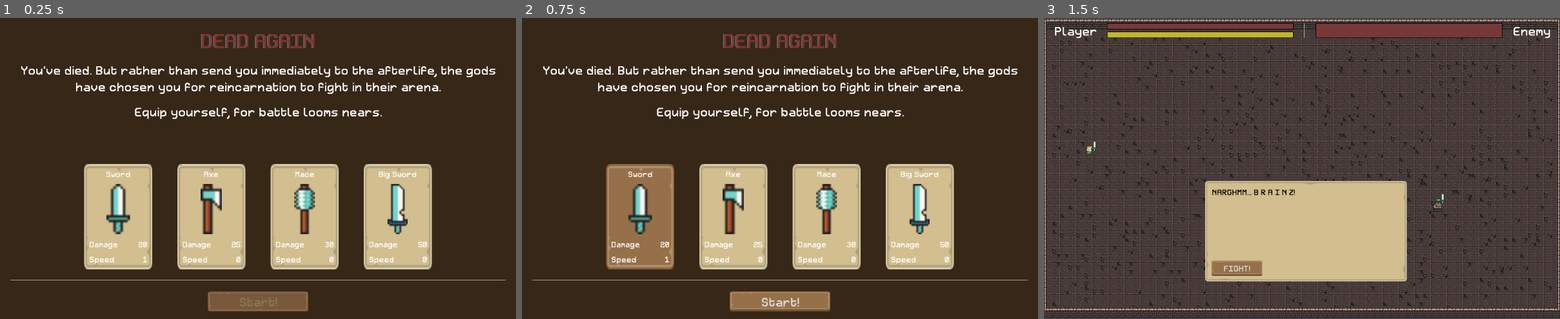
Above: before the commit, frames 1-3 (left to right).
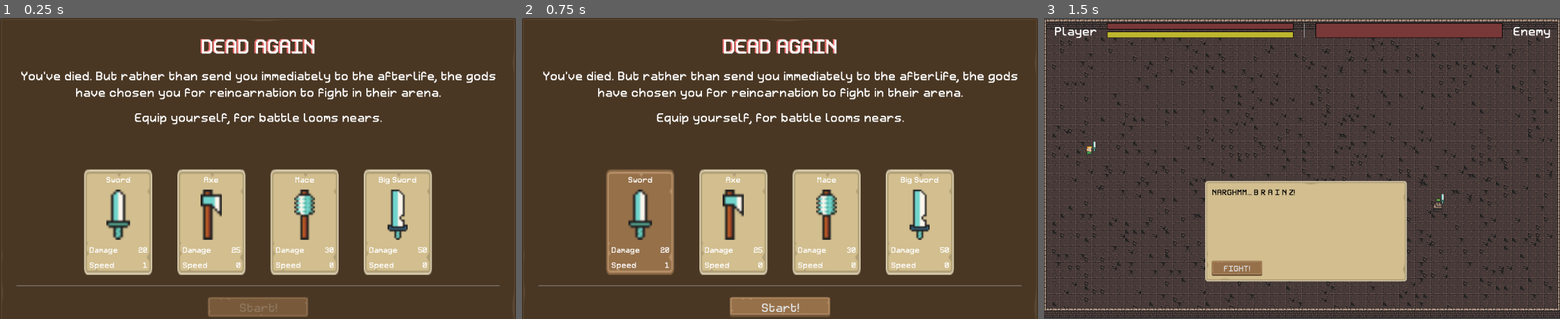
Above: after the commit, the same moments.

Repository: josephmbustamante/ludum-dare-45
Game: Godot game, scene res://Scenes/WeaponPickerScreen.tscn
The game is run twice, just before and just after one commit, with the same random seed, the same clock (stepped at 60 frames per second) and the same inputs.
Inputs (mouse positions are in pixels of both pictures, inside the frame that each line leads up to):
- Up to frame 1 (0.25 s): no input
- Up to frame 2 (0.75 s): tap Enter at 0.5 s; move the mouse to (640, 216) at 0.52 s; hold Right (right) from 0.53 s (still down); click (640, 216) at 0.6 s
- Up to frame 3 (1.5 s): release Right (right) at 1.25 s; click "Start!" at 1.25 s

The runs differ from the first frame. In frame 1, 14% of the frame differs, in the area x 0-100%, y 0-100%; in frame 2, 14%; in frame 3, nothing differs.

Commit message:
Change theme to use dark background

Diff:
--- a/Resources/theme.tres
+++ b/Resources/theme.tres
@@ -2,7 +2,7 @@
 
 [ext_resource path="res://Assets/Sprites/uipack-rpg/PNG/buttonLong_brown_pressed.png" type="Texture" id=1]
 [ext_resource path="res://Assets/Sprites/uipack-rpg/PNG/buttonLong_brown.png" type="Texture" id=2]
-[ext_resource path="res://Assets/Sprites/uipack-rpg/PNG/panel_blue.png" type="Texture" id=3]
+[ext_resource path="res://Assets/Sprites/uipack-rpg/PNG/panel_brown.png" type="Texture" id=3]
 [ext_resource path="res://Resources/Retron2000Body.tres" type="DynamicFont" id=4]
 
 [sub_resource type="StyleBoxTexture" id=1]
@@ -30,6 +30,7 @@
 margin_right = 11.1111
 margin_top = 10.6667
 margin_bottom = 11.5556
+modulate_color = Color( 0.490196, 0.490196, 0.490196, 1 )
 
 [resource]
 default_font = ExtResource( 4 )
--- a/Scenes/DefeatPanel.tscn
+++ b/Scenes/DefeatPanel.tscn
@@ -1,27 +1,25 @@
-[gd_scene load_steps=6 format=2]
+[gd_scene load_steps=5 format=2]
 
 [ext_resource path="res://Resources/theme.tres" type="Theme" id=1]
 [ext_resource path="res://Scenes/DefeatPanel.gd" type="Script" id=2]
 [ext_resource path="res://Resources/Retron2000Title.tres" type="DynamicFont" id=3]
 [ext_resource path="res://Resources/Retron2000Body.tres" type="DynamicFont" id=4]
 
-[sub_resource type="StyleBoxFlat" id=1]
-bg_color = Color( 0.215686, 0.156863, 0.0941176, 1 )
-
 [node name="DefeatPanel" type="PanelContainer"]
 margin_right = 199.555
 margin_bottom = 150.222
 theme = ExtResource( 1 )
-custom_styles/panel = SubResource( 1 )
 script = ExtResource( 2 )
 
 [node name="Rows" type="VBoxContainer" parent="."]
-margin_right = 248.555
-margin_bottom = 160.222
+margin_left = 12.4444
+margin_top = 10.6667
+margin_right = 237.444
+margin_bottom = 148.667
 custom_constants/separation = 50
 
 [node name="DefeatMessage" type="Label" parent="Rows"]
-margin_right = 248.0
+margin_right = 225.0
 margin_bottom = 48.0
 custom_fonts/font = ExtResource( 3 )
 text = "DEFEAT..."
@@ -31,7 +29,7 @@
 
 [node name="DefeatButton" type="Button" parent="Rows"]
 margin_top = 98.0
-margin_right = 248.0
+margin_right = 225.0
 margin_bottom = 138.0
 rect_min_size = Vector2( 225, 40 )
 mouse_default_cursor_shape = 2
--- a/Scenes/FinalVictoryScreen.tscn
+++ b/Scenes/FinalVictoryScreen.tscn
@@ -1,22 +1,20 @@
-[gd_scene load_steps=5 format=2]
+[gd_scene load_steps=4 format=2]
 
 [ext_resource path="res://Resources/theme.tres" type="Theme" id=1]
 [ext_resource path="res://Scripts/FinalVictoryScreen.gd" type="Script" id=2]
 [ext_resource path="res://Resources/Retron2000Title.tres" type="DynamicFont" id=3]
 
-[sub_resource type="StyleBoxFlat" id=1]
-bg_color = Color( 0.215686, 0.156863, 0.0941176, 1 )
-
 [node name="FinalVictoryScreen" type="PanelContainer"]
 anchor_right = 1.0
 anchor_bottom = 1.0
 theme = ExtResource( 1 )
-custom_styles/panel = SubResource( 1 )
 script = ExtResource( 2 )
 
 [node name="MarginContainer" type="MarginContainer" parent="."]
-margin_right = 1024.0
-margin_bottom = 600.0
+margin_left = 12.4444
+margin_top = 10.6667
+margin_right = 1012.89
+margin_bottom = 588.444
 custom_constants/margin_right = 20
 custom_constants/margin_top = 20
 custom_constants/margin_left = 20
@@ -25,12 +23,12 @@
 [node name="Rows" type="VBoxContainer" parent="MarginContainer"]
 margin_left = 20.0
 margin_top = 20.0
-margin_right = 1004.0
-margin_bottom = 580.0
+margin_right = 980.0
+margin_bottom = 557.0
 custom_constants/separation = 50
 
 [node name="HeaderText" type="Label" parent="MarginContainer/Rows"]
-margin_right = 984.0
+margin_right = 960.0
 margin_bottom = 48.0
 custom_fonts/font = ExtResource( 3 )
 text = "CONGRATULATIONS! YOU HAVE WON!"
@@ -39,7 +37,7 @@
 
 [node name="StoryText" type="Label" parent="MarginContainer/Rows"]
 margin_top = 98.0
-margin_right = 984.0
+margin_right = 960.0
 margin_bottom = 161.0
 text = "You have proven yourself for the gods, and they have decided to grant you another chance at life."
 align = 1
@@ -47,12 +45,12 @@
 
 [node name="DeathSection" type="VBoxContainer" parent="MarginContainer/Rows"]
 margin_top = 211.0
-margin_right = 984.0
+margin_right = 960.0
 margin_bottom = 281.0
 custom_constants/separation = 10
 
 [node name="DeathText" type="Label" parent="MarginContainer/Rows/DeathSection"]
-margin_right = 984.0
+margin_right = 960.0
 margin_bottom = 30.0
 text = "YOUR TOTAL DEATHS"
 align = 1
@@ -60,7 +58,7 @@
 
 [node name="DeathCountText" type="Label" parent="MarginContainer/Rows/DeathSection"]
 margin_top = 40.0
-margin_right = 984.0
+margin_right = 960.0
 margin_bottom = 70.0
 custom_colors/font_color = Color( 0.698039, 0, 0, 1 )
 text = "0"
@@ -69,12 +67,12 @@
 
 [node name="RatingSection" type="VBoxContainer" parent="MarginContainer/Rows"]
 margin_top = 331.0
-margin_right = 984.0
+margin_right = 960.0
 margin_bottom = 401.0
 custom_constants/separation = 10
 
 [node name="DeathRatingHeaderText" type="Label" parent="MarginContainer/Rows/RatingSection"]
-margin_right = 984.0
+margin_right = 960.0
 margin_bottom = 30.0
 text = "RATING:"
 align = 1
@@ -82,7 +80,7 @@
 
 [node name="DeathRatingText" type="Label" parent="MarginContainer/Rows/RatingSection"]
 margin_top = 40.0
-margin_right = 984.0
+margin_right = 960.0
 margin_bottom = 70.0
 text = "EXCELLENT"
 align = 1
@@ -90,12 +88,12 @@
 
 [node name="CenterContainer" type="CenterContainer" parent="MarginContainer/Rows"]
 margin_top = 451.0
-margin_right = 984.0
+margin_right = 960.0
 margin_bottom = 501.0
 
 [node name="Button" type="Button" parent="MarginContainer/Rows/CenterContainer"]
-margin_left = 392.0
-margin_right = 592.0
+margin_left = 380.0
+margin_right = 580.0
 margin_bottom = 50.0
 rect_min_size = Vector2( 200, 50 )
 size_flags_horizontal = 0
--- a/Scenes/LevelUp.tscn
+++ b/Scenes/LevelUp.tscn
@@ -6,18 +6,16 @@
 [ext_resource path="res://Scenes/LevelUpField.tscn" type="PackedScene" id=4]
 [ext_resource path="res://Resources/Retron2000Small.tres" type="DynamicFont" id=5]
 
-[sub_resource type="StyleBoxFlat" id=1]
-bg_color = Color( 0.215686, 0.156863, 0.0941176, 1 )
-
 [node name="LevelUp" type="PanelContainer"]
 anchor_right = 1.0
 anchor_bottom = 1.0
 theme = ExtResource( 1 )
-custom_styles/panel = SubResource( 1 )
 
 [node name="MarginContainer" type="MarginContainer" parent="."]
-margin_right = 1024.0
-margin_bottom = 600.0
+margin_left = 12.4444
+margin_top = 10.6667
+margin_right = 1012.89
+margin_bottom = 588.444
 custom_constants/margin_right = 50
 custom_constants/margin_top = 50
 custom_constants/margin_left = 50
@@ -27,14 +25,14 @@
 [node name="Rows" type="VBoxContainer" parent="MarginContainer"]
 margin_left = 50.0
 margin_top = 50.0
-margin_right = 974.0
-margin_bottom = 550.0
+margin_right = 950.0
+margin_bottom = 527.0
 size_flags_horizontal = 3
 size_flags_vertical = 3
 custom_constants/separation = 20
 
 [node name="HBoxContainer" type="HBoxContainer" parent="MarginContainer/Rows"]
-margin_right = 924.0
+margin_right = 900.0
 margin_bottom = 30.0
 
 [node name="RemainingPointsLabel" type="Label" parent="MarginContainer/Rows/HBoxContainer"]
@@ -45,7 +43,7 @@
 
 [node name="RemainingPointsValue" type="Label" parent="MarginContainer/Rows/HBoxContainer"]
 margin_left = 209.0
-margin_right = 924.0
+margin_right = 900.0
 margin_bottom = 30.0
 size_flags_horizontal = 3
 custom_fonts/font = ExtResource( 3 )
@@ -53,37 +51,37 @@
 
 [node name="StrengthLevelUpField" parent="MarginContainer/Rows" instance=ExtResource( 4 )]
 margin_top = 50.0
-margin_right = 924.0
+margin_right = 900.0
 margin_bottom = 90.0
 fieldName = "Strength"
 
 [node name="HealthLevelUpField" parent="MarginContainer/Rows" instance=ExtResource( 4 )]
 margin_top = 110.0
-margin_right = 924.0
+margin_right = 900.0
 margin_bottom = 150.0
 fieldName = "Health"
 
 [node name="SpeedLevelUpField" parent="MarginContainer/Rows" instance=ExtResource( 4 )]
 margin_top = 170.0
-margin_right = 924.0
+margin_right = 900.0
 margin_bottom = 210.0
 fieldName = "Speed"
 
 [node name="HSeparator" type="ColorRect" parent="MarginContainer/Rows"]
 margin_top = 230.0
-margin_right = 924.0
-margin_bottom = 440.0
+margin_right = 900.0
+margin_bottom = 417.0
 size_flags_vertical = 3
 color = Color( 1, 1, 1, 0 )
 
 [node name="CenterContainer" type="CenterContainer" parent="MarginContainer/Rows"]
-margin_top = 460.0
-margin_right = 924.0
-margin_bottom = 500.0
+margin_top = 437.0
+margin_right = 900.0
+margin_bottom = 477.0
 
 [node name="Confirm" type="Button" parent="MarginContainer/Rows/CenterContainer"]
-margin_left = 362.0
-margin_right = 562.0
+margin_left = 350.0
+margin_right = 550.0
 margin_bottom = 40.0
 rect_min_size = Vector2( 200, 40 )
 mouse_default_cursor_shape = 2
--- a/Scenes/Player.tscn
+++ b/Scenes/Player.tscn
@@ -1,14 +1,14 @@
 [gd_scene load_steps=17 format=2]
 
 [ext_resource path="res://Scripts/Player.gd" type="Script" id=1]
-[ext_resource path="res://Assets/Sprites/elf_m_run_anim_f0.png" type="Texture" id=2]
-[ext_resource path="res://Assets/Sprites/elf_m_run_anim_f1.png" type="Texture" id=3]
-[ext_resource path="res://Assets/Sprites/elf_m_run_anim_f2.png" type="Texture" id=4]
-[ext_resource path="res://Assets/Sprites/elf_m_run_anim_f3.png" type="Texture" id=5]
-[ext_resource path="res://Assets/Sprites/elf_m_idle_anim_f0.png" type="Texture" id=6]
-[ext_resource path="res://Assets/Sprites/elf_m_idle_anim_f1.png" type="Texture" id=7]
-[ext_resource path="res://Assets/Sprites/elf_m_idle_anim_f2.png" type="Texture" id=8]
-[ext_resource path="res://Assets/Sprites/elf_m_idle_anim_f3.png" type="Texture" id=9]
+[ext_resource path="res://Assets/Sprites/elf_m_idle_anim_f0.png" type="Texture" id=2]
+[ext_resource path="res://Assets/Sprites/elf_m_idle_anim_f1.png" type="Texture" id=3]
+[ext_resource path="res://Assets/Sprites/elf_m_idle_anim_f2.png" type="Texture" id=4]
+[ext_resource path="res://Assets/Sprites/elf_m_idle_anim_f3.png" type="Texture" id=5]
+[ext_resource path="res://Assets/Sprites/elf_m_run_anim_f0.png" type="Texture" id=6]
+[ext_resource path="res://Assets/Sprites/elf_m_run_anim_f1.png" type="Texture" id=7]
+[ext_resource path="res://Assets/Sprites/elf_m_run_anim_f2.png" type="Texture" id=8]
+[ext_resource path="res://Assets/Sprites/elf_m_run_anim_f3.png" type="Texture" id=9]
 [ext_resource path="res://Scenes/Weapon.tscn" type="PackedScene" id=10]
 [ext_resource path="res://Resources/HitAnimation.tres" type="Animation" id=11]
 
@@ -16,17 +16,17 @@
 animations = [ {
 "frames": [ ExtResource( 2 ), ExtResource( 3 ), ExtResource( 4 ), ExtResource( 5 ) ],
 "loop": true,
-"name": "run",
+"name": "idle",
 "speed": 12.0
 }, {
-"frames": [ ExtResource( 2 ) ],
+"frames": [ ExtResource( 6 ) ],
 "loop": true,
 "name": "hit",
 "speed": 12.0
 }, {
 "frames": [ ExtResource( 6 ), ExtResource( 7 ), ExtResource( 8 ), ExtResource( 9 ) ],
 "loop": true,
-"name": "idle",
+"name": "run",
 "speed": 12.0
 } ]
 
--- a/Scenes/VictoryPanel.tscn
+++ b/Scenes/VictoryPanel.tscn
@@ -6,23 +6,21 @@
 [ext_resource path="res://Resources/Retron2000Body.tres" type="DynamicFont" id=4]
 [ext_resource path="res://Assets/Sounds/victory.wav" type="AudioStream" id=5]
 
-[sub_resource type="StyleBoxFlat" id=1]
-bg_color = Color( 0.215686, 0.156863, 0.0941176, 1 )
-
 [node name="VictoryPanel" type="PanelContainer"]
 margin_right = 199.555
 margin_bottom = 150.222
 theme = ExtResource( 1 )
-custom_styles/panel = SubResource( 1 )
 script = ExtResource( 2 )
 
 [node name="Rows" type="VBoxContainer" parent="."]
-margin_right = 199.555
-margin_bottom = 150.222
+margin_left = 12.4444
+margin_top = 10.6667
+margin_right = 188.444
+margin_bottom = 148.667
 custom_constants/separation = 50
 
 [node name="VictoryMessage" type="Label" parent="Rows"]
-margin_right = 199.0
+margin_right = 176.0
 margin_bottom = 48.0
 custom_fonts/font = ExtResource( 3 )
 text = "Victory!"
@@ -32,7 +30,7 @@
 
 [node name="VictoryButton" type="Button" parent="Rows"]
 margin_top = 98.0
-margin_right = 199.0
+margin_right = 176.0
 margin_bottom = 138.0
 rect_min_size = Vector2( 0, 40 )
 mouse_default_cursor_shape = 2
--- a/Scenes/WeaponPickerScreen.tscn
+++ b/Scenes/WeaponPickerScreen.tscn
@@ -1,23 +1,21 @@
-[gd_scene load_steps=6 format=2]
+[gd_scene load_steps=5 format=2]
 
 [ext_resource path="res://Resources/theme.tres" type="Theme" id=1]
 [ext_resource path="res://Scripts/WeaponPickerScreen.gd" type="Script" id=2]
 [ext_resource path="res://Resources/Retron2000Title.tres" type="DynamicFont" id=3]
 [ext_resource path="res://Resources/Retron2000Body.tres" type="DynamicFont" id=4]
 
-[sub_resource type="StyleBoxFlat" id=1]
-bg_color = Color( 0.215686, 0.156863, 0.0941176, 1 )
-
 [node name="WeaponPickerScreen" type="PanelContainer"]
 anchor_right = 1.0
 anchor_bottom = 1.0
 theme = ExtResource( 1 )
-custom_styles/panel = SubResource( 1 )
 script = ExtResource( 2 )
 
 [node name="MarginContainer" type="MarginContainer" parent="."]
-margin_right = 1024.0
-margin_bottom = 600.0
+margin_left = 12.4444
+margin_top = 10.6667
+margin_right = 1012.89
+margin_bottom = 605.667
 custom_constants/margin_right = 20
 custom_constants/margin_top = 20
 custom_constants/margin_left = 20
@@ -26,25 +24,25 @@
 [node name="Rows" type="VBoxContainer" parent="MarginContainer"]
 margin_left = 20.0
 margin_top = 20.0
-margin_right = 1004.0
-margin_bottom = 580.0
+margin_right = 980.0
+margin_bottom = 575.0
 custom_constants/separation = 20
 
 [node name="GameTitle" type="Label" parent="MarginContainer/Rows"]
-margin_right = 984.0
+margin_right = 960.0
 margin_bottom = 48.0
 custom_fonts/font = ExtResource( 3 )
-custom_colors/font_color = Color( 0.490196, 0.207843, 0.207843, 1 )
-custom_colors/font_color_shadow = Color( 0.423529, 0.423529, 0.423529, 1 )
-custom_constants/shadow_offset_x = -2
-custom_constants/shadow_offset_y = 0
+custom_colors/font_color = Color( 1, 1, 1, 1 )
+custom_colors/font_color_shadow = Color( 0.937255, 0.454902, 0.454902, 1 )
+custom_constants/shadow_offset_x = -3
+custom_constants/shadow_offset_y = -1
 text = "DEAD AGAIN"
 align = 1
 uppercase = true
 
 [node name="Paragraph1" type="Label" parent="MarginContainer/Rows"]
 margin_top = 68.0
-margin_right = 984.0
+margin_right = 960.0
 margin_bottom = 131.0
 rect_min_size = Vector2( 600, 40 )
 custom_fonts/font = ExtResource( 4 )
@@ -54,7 +52,7 @@
 
 [node name="Paragraph2" type="Label" parent="MarginContainer/Rows"]
 margin_top = 151.0
-margin_right = 984.0
+margin_right = 960.0
 margin_bottom = 191.0
 rect_min_size = Vector2( 600, 40 )
 custom_fonts/font = ExtResource( 4 )
@@ -64,7 +62,7 @@
 
 [node name="DeathCountText" type="Label" parent="MarginContainer/Rows"]
 margin_top = 211.0
-margin_right = 984.0
+margin_right = 960.0
 margin_bottom = 251.0
 rect_min_size = Vector2( 600, 40 )
 custom_fonts/font = ExtResource( 4 )
@@ -75,7 +73,7 @@
 
 [node name="WeaponColumns" type="HBoxContainer" parent="MarginContainer/Rows"]
 margin_top = 271.0
-margin_right = 984.0
+margin_right = 960.0
 margin_bottom = 471.0
 rect_min_size = Vector2( 0, 200 )
 size_flags_horizontal = 3
@@ -84,17 +82,17 @@
 
 [node name="HSeparator" type="HSeparator" parent="MarginContainer/Rows"]
 margin_top = 491.0
-margin_right = 984.0
+margin_right = 960.0
 margin_bottom = 495.0
 
 [node name="CenterContainer" type="CenterContainer" parent="MarginContainer/Rows"]
 margin_top = 515.0
-margin_right = 984.0
+margin_right = 960.0
 margin_bottom = 555.0
 
 [node name="Button" type="Button" parent="MarginContainer/Rows/CenterContainer"]
-margin_left = 392.0
-margin_right = 592.0
+margin_left = 380.0
+margin_right = 580.0
 margin_bottom = 40.0
 rect_min_size = Vector2( 200, 40 )
 mouse_default_cursor_shape = 2
Not shown: 1 places in Scenes/LevelUp.tscn that only renumber resources
Not shown: 1 places in Scenes/VictoryPanel.tscn that only renumber resources
